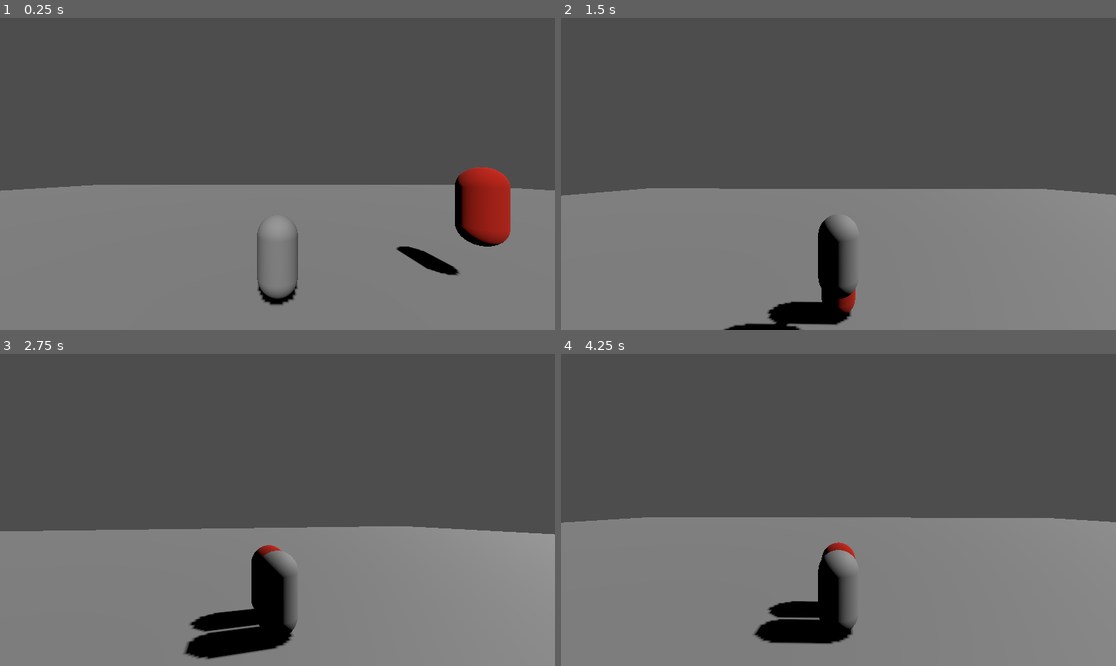
Above: before the commit, frames 1-4 (two rows, left to right).
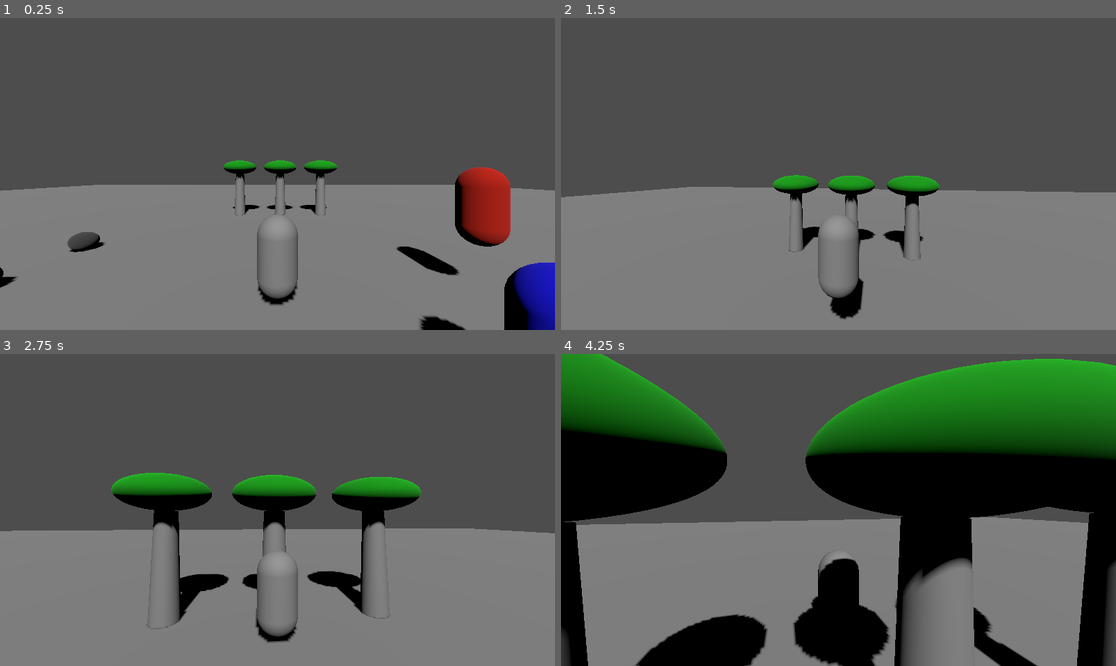
Above: after the commit, the same moments.

Repository: Knarf224/Knarfscape
Game: Godot game, scene res://scenes/world/main_world.tscn
Two runs of this game, one before a commit and one after it. Both use one fixed random seed, a clock stepped at 60 frames per second and the inputs below.
Inputs (mouse positions are in pixels of both pictures, inside the frame that each line leads up to):
- Up to frame 1 (0.25 s): no input
- Up to frame 2 (1.5 s): move the mouse to (866, 174) at 0.52 s; hold Q (lock_on) 0.53-1.28 s; hold W (move_forward) from 0.53 s (still down); tap Space (jump) at 0.77 s; tap E (interact, bound only after the commit) at 0.8, 1.35 s; move the mouse to (810, 174) at 1.27 s
- Up to frame 3 (2.75 s): keep holding W (move_forward); tap Space (jump) at 1.52 s; tap Q (lock_on) at 1.55 s; move the mouse to (288, 503) at 2.02 s; press the mouse at (288, 503) at 2.03 s; tap E (interact, bound only after the commit) at 2.3 s
- Up to frame 4 (4.25 s): keep holding W (move_forward); tap Enter at 2.75 s; move the mouse to (832, 516) at 2.77 s; release the mouse at (832, 516) at 2.78 s; tap Q (lock_on) at 2.85 s; tap Space (jump) at 3.02, 3.77 s; move the mouse to (877, 513) at 3.52 s; hold Shift (run) from 3.53 s (still down); tap E (interact, bound only after the commit) at 3.8 s

The runs differ from the first frame. In frame 1, 3.5% of the frame differs, in the area x 0-100%, y 45-100%; in frame 2, 5.3%; in frame 3, 11%; in frame 4, 52%, in the area x 0-100%, y 0-100%.

Commit message:
Phase 5 complete - gathering skills, resource nodes, NPC dialogue working

Diff:
--- a/project.godot
+++ b/project.godot
@@ -61,3 +61,8 @@
 "events": [Object(InputEventKey,"resource_local_to_scene":false,"resource_name":"","device":-1,"window_id":0,"alt_press …(192 unchanged characters)…
 ]
 }
+interact={
+"deadzone": 0.5,
+"events": [Object(InputEventKey,"resource_local_to_scene":false,"resource_name":"","device":-1,"window_id":0,"alt_pressed":false,"shift_pressed":false,"ctrl_pressed":false,"meta_pressed":false,"pressed":false,"keycode":0,"physical_keycode":69,"key_label":0,"unicode":101,"location":0,"echo":false,"script":null)
+]
+}
--- a/scenes/player/player.gd
+++ b/scenes/player/player.gd
@@ -62,6 +62,14 @@
 	# Lock on input
 	if event.is_action_pressed("lock_on"):
 		_toggle_lock_on()
+
+	# Lock on input
+	if event.is_action_pressed("lock_on"):
+		_toggle_lock_on()
+
+	# Interact with resource nodes and NPCs
+	if event.is_action_pressed("interact"):
+		_try_interact()
 
 # ── PHYSICS LOOP ───────────────────────────────────
 func _physics_process(delta):
@@ -187,3 +195,31 @@
 func _release_mouse():
 	Input.set_mouse_mode(Input.MOUSE_MODE_VISIBLE)
 	_mouse_captured = false
+
+# ── INTERACTION ────────────────────────────────────
+func _try_interact():
+	var closest = null
+	var closest_dist = 4.0
+
+	# Check resource nodes
+	for node in get_tree().get_nodes_in_group("resource_nodes"):
+		var dist = global_position.distance_to(node.global_position)
+		if dist < closest_dist:
+			closest_dist = dist
+			closest = node
+
+	# Check NPCs
+	for npc in get_tree().get_nodes_in_group("npcs"):
+		var dist = global_position.distance_to(npc.global_position)
+		if dist < closest_dist:
+			closest_dist = dist
+			closest = npc
+
+	# Interact with whatever is closest
+	if closest != null:
+		if closest.is_in_group("resource_nodes"):
+			closest.try_interact(self)
+		elif closest.is_in_group("npcs"):
+			closest.interact(self)
+	else:
+		print("Nothing nearby to interact with")
--- /dev/null
+++ b/scenes/world/Fish_Spot.tscn
@@ -0,0 +1,23 @@
+[gd_scene load_steps=5 format=3 uid="uid://y2l121501evx"]
+
+[ext_resource type="Script" path="res://scenes/world/fish_spot.gd" id="1_cydds"]
+
+[sub_resource type="CylinderMesh" id="CylinderMesh_4151i"]
+top_radius = 0.1
+bottom_radius = 0.8
+height = 0.1
+
+[sub_resource type="ORMMaterial3D" id="ORMMaterial3D_mvlga"]
+albedo_color = Color(3.7542e-06, 0.706115, 0.708401, 1)
+
+[sub_resource type="CylinderShape3D" id="CylinderShape3D_8k7wv"]
+
+[node name="FishSpot" type="StaticBody3D"]
+script = ExtResource("1_cydds")
+
+[node name="MeshInstance3D" type="MeshInstance3D" parent="."]
+mesh = SubResource("CylinderMesh_4151i")
+surface_material_override/0 = SubResource("ORMMaterial3D_mvlga")
+
+[node name="CollisionShape3D" type="CollisionShape3D" parent="."]
+shape = SubResource("CylinderShape3D_8k7wv")
--- /dev/null
+++ b/scenes/world/Rock.tscn
@@ -0,0 +1,21 @@
+[gd_scene load_steps=5 format=3 uid="uid://cr6auq5756sg3"]
+
+[ext_resource type="Script" path="res://scenes/world/rock.gd" id="1_qktto"]
+
+[sub_resource type="SphereMesh" id="SphereMesh_3xoj2"]
+
+[sub_resource type="ORMMaterial3D" id="ORMMaterial3D_1ne3o"]
+albedo_color = Color(0.493545, 0.493546, 0.493546, 1)
+
+[sub_resource type="SphereShape3D" id="SphereShape3D_5gr5t"]
+
+[node name="Rock" type="StaticBody3D"]
+script = ExtResource("1_qktto")
+
+[node name="MeshInstance3D" type="MeshInstance3D" parent="."]
+transform = Transform3D(1, 0, 0, 0, 0.7, 0, 0, 0, 0.9, 0, 0, 0)
+mesh = SubResource("SphereMesh_3xoj2")
+surface_material_override/0 = SubResource("ORMMaterial3D_1ne3o")
+
+[node name="CollisionShape3D" type="CollisionShape3D" parent="."]
+shape = SubResource("SphereShape3D_5gr5t")
--- /dev/null
+++ b/scenes/world/Tree.tscn
@@ -0,0 +1,32 @@
+[gd_scene load_steps=6 format=3 uid="uid://cwspmdnytmn2q"]
+
+[ext_resource type="Script" path="res://scenes/world/tree.gd" id="1_4q06g"]
+
+[sub_resource type="CylinderMesh" id="CylinderMesh_uoygh"]
+top_radius = 0.3
+bottom_radius = 0.4
+height = 3.0
+
+[sub_resource type="CylinderShape3D" id="CylinderShape3D_7q32a"]
+height = 3.0
+radius = 0.4
+
+[sub_resource type="SphereMesh" id="SphereMesh_qhql0"]
+radius = 1.2
+
+[sub_resource type="StandardMaterial3D" id="StandardMaterial3D_erswi"]
+albedo_color = Color(0.0438643, 0.599705, 0.0357613, 1)
+
+[node name="Tree" type="StaticBody3D"]
+script = ExtResource("1_4q06g")
+
+[node name="MeshInstance3D" type="MeshInstance3D" parent="."]
+mesh = SubResource("CylinderMesh_uoygh")
+
+[node name="CollisionShape3D" type="CollisionShape3D" parent="."]
+shape = SubResource("CylinderShape3D_7q32a")
+
+[node name="Leaves" type="MeshInstance3D" parent="."]
+transform = Transform3D(1, 0, 0, 0, 1, 0, 0, 0, 1, 0, 2, 0)
+mesh = SubResource("SphereMesh_qhql0")
+surface_material_override/0 = SubResource("StandardMaterial3D_erswi")
--- /dev/null
+++ b/scenes/world/fish_spot.gd
@@ -0,0 +1,14 @@
+extends ResourceNode
+
+func _ready():
+	resource_name = "Fish Spot"
+	skill_required = "fishing"
+	level_required = 1
+	xp_reward = 40.0
+	harvest_time = 6.0
+	respawn_time = 12.0
+	item_id = "raw_fish"
+	item_name = "Raw Fish"
+	harvest_amount = 1
+	interaction_distance = 3.0
+	super._ready()
--- a/scenes/world/main_world.tscn
+++ b/scenes/world/main_world.tscn
@@ -1,7 +1,11 @@
-[gd_scene load_steps=4 format=3 uid="uid://bj4q7khofggqo"]
+[gd_scene load_steps=8 format=3 uid="uid://bj4q7khofggqo"]
 
 [ext_resource type="PackedScene" uid="uid://3v2c5hj2fmld" path="res://scenes/player/player.tscn" id="1_hqnic"]
 [ext_resource type="PackedScene" uid="uid://di524ib58xvk1" path="res://scenes/enemies/Enemy.tscn" id="2_6qk6s"]
+[ext_resource type="PackedScene" uid="uid://dd5trnwndppfa" path="res://scenes/world/npc.tscn" id="3_a23fx"]
+[ext_resource type="PackedScene" uid="uid://cr6auq5756sg3" path="res://scenes/world/Rock.tscn" id="4_a2506"]
+[ext_resource type="PackedScene" uid="uid://cwspmdnytmn2q" path="res://scenes/world/Tree.tscn" id="5_bsq45"]
+[ext_resource type="PackedScene" uid="uid://y2l121501evx" path="res://scenes/world/Fish_Spot.tscn" id="6_ncj5h"]
 
 [sub_resource type="NavigationMesh" id="NavigationMesh_gyhjv"]
 
@@ -24,3 +28,30 @@
 [node name="Enemy" parent="." instance=ExtResource("2_6qk6s")]
 transform = Transform3D(1, 0, 0, 0, 1, 0, 0, 0, 1, 5, 2, 0)
 slide_on_ceiling = false
+
+[node name="NPC" parent="." instance=ExtResource("3_a23fx")]
+transform = Transform3D(1, 0, 0, 0, 1, 0, 0, 0, 1, 3, 0.5, 3)
+
+[node name="Rock" parent="." instance=ExtResource("4_a2506")]
+transform = Transform3D(1, 0, 0, 0, 1, 0, 0, 0, 1, -8, -0.2, 0)
+
+[node name="Rock2" parent="." instance=ExtResource("4_a2506")]
+transform = Transform3D(1, 0, 0, 0, 1, 0, 0, 0, 1, -8, -0.2, 3)
+
+[node name="Rock3" parent="." instance=ExtResource("4_a2506")]
+transform = Transform3D(1, 0, 0, 0, 1, 0, 0, 0, 1, -8, -0.2, -3)
+
+[node name="Tree" parent="." instance=ExtResource("5_bsq45")]
+transform = Transform3D(1, 0, 0, 0, 1, 0, 0, 0, 1, 0, 1, -10)
+
+[node name="Tree2" parent="." instance=ExtResource("5_bsq45")]
+transform = Transform3D(1, 0, 0, 0, 1, 0, 0, 0, 1, 3, 1, -10)
+
+[node name="Tree3" parent="." instance=ExtResource("5_bsq45")]
+transform = Transform3D(1, 0, 0, 0, 1, 0, 0, 0, 1, -3, 1, -10)
+
+[node name="FishingSpot" parent="." instance=ExtResource("6_ncj5h")]
+transform = Transform3D(1, 0, 0, 0, 1, 0, 0, 0, 1, 10, -0.5, 10)
+
+[node name="FishingSpot2" parent="." instance=ExtResource("6_ncj5h")]
+transform = Transform3D(1, 0, 0, 0, 1, 0, 0, 0, 1, 12, -0.5, 12)
--- /dev/null
+++ b/scenes/world/npc.gd
@@ -0,0 +1,25 @@
+extends StaticBody3D
+
+@export var npc_name: String = "Wise Old Man"
+@export var dialogue: Array = [
+	"Welcome to Knarfscape, adventurer!",
+	"There are trees to the east and rocks to the north.",
+	"Beware of the goblins that roam these lands.",
+	"Train your skills and grow stronger!",
+]
+
+var _current_line: int = 0
+const INTERACT_DISTANCE: float = 3.0
+
+func _ready():
+	add_to_group("npcs")
+
+func interact(player) -> void:
+	var dist = player.global_position.distance_to(global_position)
+	if dist > INTERACT_DISTANCE:
+		print("Too far away to talk!")
+		return
+
+	# Show current dialogue line
+	print(npc_name + ": " + dialogue[_current_line])
+	_current_line = (_current_line + 1) % dialogue.size()
--- /dev/null
+++ b/scenes/world/npc.tscn
@@ -0,0 +1,20 @@
+[gd_scene load_steps=5 format=3 uid="uid://dd5trnwndppfa"]
+
+[ext_resource type="Script" path="res://scenes/world/npc.gd" id="1_osmkr"]
+
+[sub_resource type="StandardMaterial3D" id="StandardMaterial3D_qom3k"]
+albedo_color = Color(0.0470588, 0, 0.921569, 1)
+
+[sub_resource type="CapsuleMesh" id="CapsuleMesh_pgss7"]
+material = SubResource("StandardMaterial3D_qom3k")
+
+[sub_resource type="CapsuleShape3D" id="CapsuleShape3D_edq88"]
+
+[node name="NPC" type="StaticBody3D"]
+script = ExtResource("1_osmkr")
+
+[node name="MeshInstance3D" type="MeshInstance3D" parent="."]
+mesh = SubResource("CapsuleMesh_pgss7")
+
+[node name="CollisionShape3D" type="CollisionShape3D" parent="."]
+shape = SubResource("CapsuleShape3D_edq88")
--- /dev/null
+++ b/scenes/world/rock.gd
@@ -0,0 +1,14 @@
+extends ResourceNode
+
+func _ready():
+	resource_name = "Rock"
+	skill_required = "mining"
+	level_required = 1
+	xp_reward = 35.0
+	harvest_time = 5.0
+	respawn_time = 20.0
+	item_id = "ore"
+	item_name = "Copper Ore"
+	harvest_amount = 1
+	interaction_distance = 3.0
+	super._ready()
--- /dev/null
+++ b/scenes/world/tree.gd
@@ -0,0 +1,14 @@
+extends ResourceNode
+
+func _ready():
+	resource_name = "Tree"
+	skill_required = "woodcutting"
+	level_required = 1
+	xp_reward = 25.0
+	harvest_time = 4.0
+	respawn_time = 15.0
+	item_id = "logs"
+	item_name = "Logs"
+	harvest_amount = 1
+	interaction_distance = 3.0
+	super._ready()
--- /dev/null
+++ b/scripts/resource_node.gd
@@ -0,0 +1,116 @@
+extends StaticBody3D
+class_name ResourceNode
+
+# ── EXPORT VARS (set these per node in Inspector) ──
+@export var resource_name: String = "Resource"
+@export var skill_required: String = "woodcutting"
+@export var level_required: int = 1
+@export var xp_reward: float = 25.0
+@export var harvest_time: float = 3.0
+@export var respawn_time: float = 10.0
+@export var item_id: String = "logs"
+@export var item_name: String = "Logs"
+@export var harvest_amount: int = 1
+@export var interaction_distance: float = 3.0
+
+# ── STATE ──────────────────────────────────────────
+enum State { AVAILABLE, HARVESTING, DEPLETED }
+var state: State = State.AVAILABLE
+
+var _harvest_timer: float = 0.0
+var _respawn_timer: float = 0.0
+var _player_ref = null
+
+# ── NODE REFS ──────────────────────────────────────
+@onready var mesh = $MeshInstance3D
+@onready var collision = $CollisionShape3D
+
+# ── SIGNALS ────────────────────────────────────────
+signal resource_harvested(item_id: String, amount: int, xp: float)
+signal resource_depleted()
+signal resource_respawned()
+
+# ──────────────────────────────────────────────────
+func _ready():
+	add_to_group("resource_nodes")
+
+func _physics_process(delta):
+	match state:
+		State.HARVESTING:
+			_harvest_timer -= delta
+			if _harvest_timer <= 0:
+				_complete_harvest()
+		State.DEPLETED:
+			_respawn_timer -= delta
+			if _respawn_timer <= 0:
+				_respawn()
+
+# ── INTERACTION ────────────────────────────────────
+func try_interact(player) -> bool:
+	if state != State.AVAILABLE:
+		print(resource_name + " is depleted. Respawning soon...")
+		return false
+
+	# Check player skill level
+	var player_level = GameManager.skills.get_level(skill_required)
+	if player_level < level_required:
+		print("You need level " + str(level_required) + " " + skill_required + " to gather this.")
+		return false
+
+	# Check distance
+	var dist = player.global_position.distance_to(global_position)
+	if dist > interaction_distance:
+		print("Too far away!")
+		return false
+
+	# Start harvesting
+	_player_ref = player
+	state = State.HARVESTING
+	_harvest_timer = harvest_time
+	print("Gathering " + resource_name + "...")
+	return true
+
+func _complete_harvest():
+	# Create item and add to inventory
+	var item = _create_item()
+	var added = GameManager.inventory.add_item(item, harvest_amount)
+
+	if added:
+		# Award XP
+		GameManager.skills.add_xp(skill_required, xp_reward)
+		emit_signal("resource_harvested", item_id, harvest_amount, xp_reward)
+		print("Gathered " + str(harvest_amount) + "x " + item_name + "!")
+	else:
+		print("Inventory full!")
+
+	# Deplete the node
+	state = State.DEPLETED
+	_respawn_timer = respawn_time
+	_respawn_timer = respawn_time
+	emit_signal("resource_depleted")
+
+	# Grey out the mesh to show it's depleted
+	if mesh:
+		var mat = StandardMaterial3D.new()
+		mat.albedo_color = Color(0.5, 0.5, 0.5)
+		mesh.material_override = mat
+
+func _respawn():
+	state = State.AVAILABLE
+	_player_ref = null
+	emit_signal("resource_respawned")
+
+	# Restore original mesh appearance
+	if mesh:
+		mesh.material_override = null
+
+	print(resource_name + " has respawned!")
+
+func _create_item():
+	var item = Item.new()
+	item.id = item_id
+	item.name = item_name
+	item.type = Item.ItemType.RESOURCE
+	item.max_stack = 50
+	item.value = 2
+	return item
